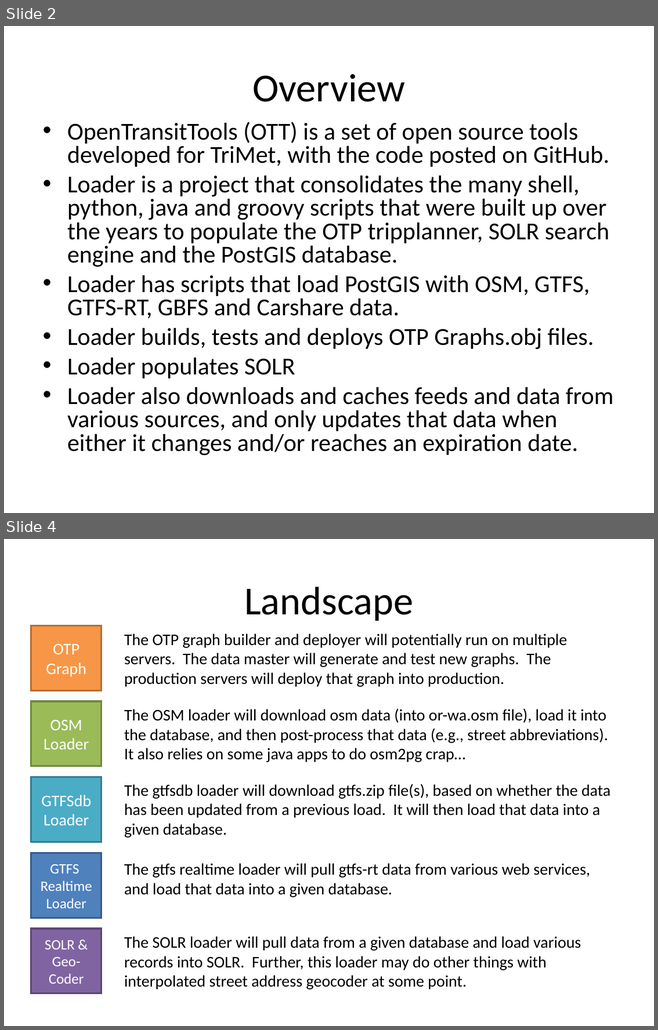
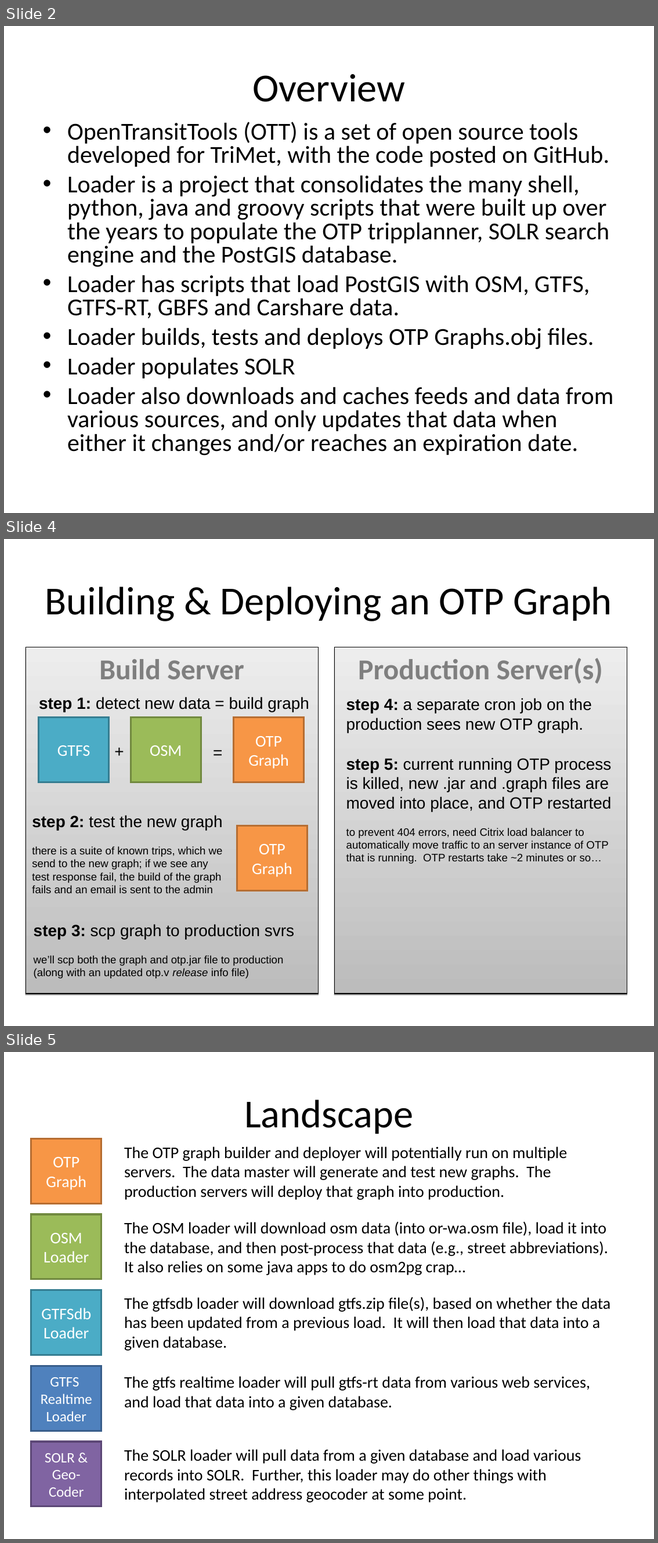
Before and after one commit to OpenTransitTools/loader, a slide deck: docs/OTT Loader.ppt. Shown one above the other, each under a label of ours: slides 2 and 4 before the commit, slides 2, 4 and 5 after it; the slides between them are not shown. The pictures are 658x1030 and 658x1543 pixels, drawn with LibreOffice and Linux fonts; fonts in the diff are those of the drawing. Boxes give left, top, right and bottom in pixels: in the first picture for what was removed or moved away, otherwise in the second. Text is boxed around its words. In the diff, an @@ line names an element or a change of style, - is before the commit and + after.

Commit message:
arch docs ... build & test servers

```diff
--- a/docs/OTT Loader.ppt
+++ b/docs/OTT Loader.ppt
@@ slide 4 added at box(4, 539, 654, 1026), background #FFFFFF @@
@@ title added at box(45, 587, 612, 621), 44 pt, text #000000 @@
+Building & Deploying an OTP Graph
@@ rectangle added at box(25, 647, 318, 994), fill gradient #BCBCBC to #EDEDED, outline #000000 0.74 pt, 32 pt, text #7F7F7F, bold @@
+Build Server
@@ rectangle added at box(334, 647, 626, 994), fill gradient #BCBCBC to #EDEDED, outline #000000 0.74 pt, 32 pt, text #7F7F7F, bold @@
+Production Server(s)
@@ text added at box(39, 697, 309, 712), 18 pt, text #000000 @@
+step 1: detect new data = build graph
@@ text added at box(346, 698, 592, 733), 18 pt, text #000000 @@
+step 4: a separate cron job on the production sees new OTP graph.
@@ group added at box(38, 718, 303, 783): 3 rectangles, 2 texts @@
+OTP
+Graph
+OSM
+GTFS
++
+=
@@ text added at box(346, 758, 611, 864), 12 pt, text #000000 @@
+step 5: current running OTP process is killed, new .jar and .graph files are moved into place, and OTP restarted
+to prevent 404 errors, need Citrix load balancer to automatically move traffic to an server instance of OTP that is running. OTP restarts take ~2 minutes or so…
@@ text added at box(32, 815, 223, 893), 12 pt, text #000000 @@
+step 2: test the new graph
+there is a suite of known trips, which we send to the new graph; if we see any test response fail, the build of the graph fails and an email is sent to the admin
@@ rectangle added at box(237, 826, 307, 890), fill #F79646, outline #B66D31 2.01 pt, 18 pt, text #FFFFFF @@
+OTP
+Graph
@@ text added at box(34, 924, 294, 979), 12 pt, text #000000 @@
+step 3: scp graph to production svrs
+we’ll scp both the graph and otp.jar file to production (along with an updated otp.v release info file)
@@ what was slide 4 is now slide 5 @@
```
Also in this commit, not shown: 1 slide changed.
